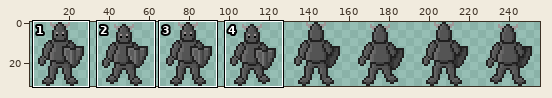
Two states of a sprite sheet, darkworld/view/resources/knights2.png. Above: a wide view before the commit, with the close-up outlined.
Close-up. First the earlier version:
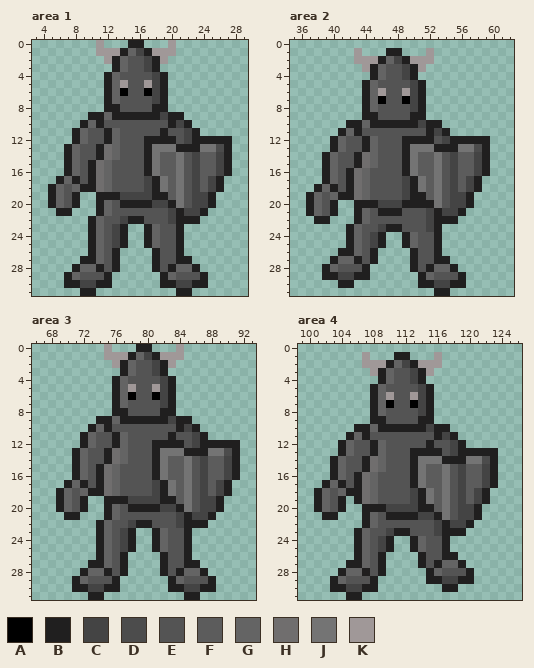
The file is 256x32 pixels. Colours within 5 levels of each other are drawn and written as one. Shown: area 1: x 3..29, y 0..31; area 2: x 35..62, y 0..31; area 3: x 66..93, y 0..31; area 4: x 99..126, y 0..31. The wide view leaves out empty margins. The commit also changed other parts of the picture, which this record leaves out.
Palette (. is transparent): A #000000  B #201f1f  C #444444  D #4c4c4c  E #545454  F #5c5c5c  G #646464  H #706e6e  J #747474  K #a09898
Now the later version:
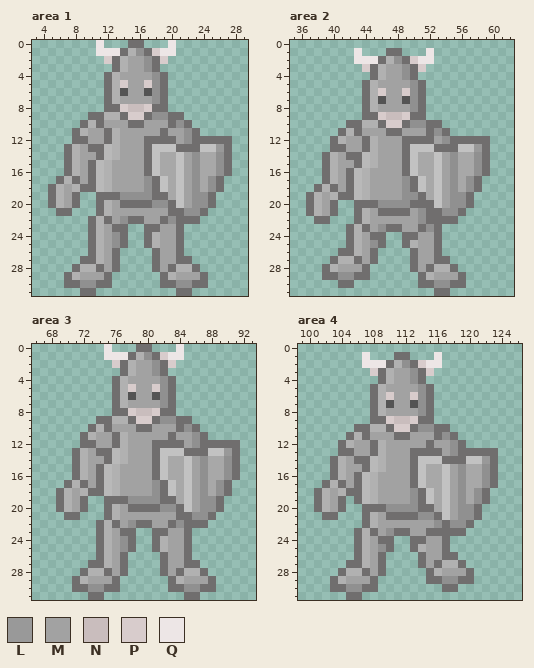
Colours new in this view: L #999999  M #a2a2a2  N #c9bdbd  P #d8cccc  Q #ede6e6
What changed:
@@ palette @@
-B #201f1f
+B #706e6e
-C #444444
+C #909090
-F #5c5c5c
+F #a8a8a8
-G #646464
+G #b1b1b1
-H #706e6e
+H #b9b9b9
-J #747474
+J #c2c2c2
--- area 1
@@ x 3..29 @@
- 0 ........K...BB...K.........
- 1 ........KKKBGCBKKK.........
- 2 .........KBGEECBK..........
- 3 ..........BGEECB...........
- 4 .........BGEEEECB..........
- 5 .........BGKEEKCB..........
- 6 .........BGAEEACB..........
- 7 .........BGEEEECB..........
- 8 .........BBEEEEBB..........
- 9 .......BBGBBBBBBCBB........
-10 ......BGBEEEEEEEEBCB.......
-11 .....BGEEBGEEEEEBEECB......
-12 .....BGEEBGEEEBBBBECBBBBB..
-13 ....BGEEBHGEEEBJJJBBBJJDB..
-14 ....BGEEBHGEEEBJFFJECFFCB..
-15 ....BGEBHGEEEEBJFFJECFFCB..
-16 ....BGEBHGEEEEBJFFJECFFCB..
-17 ...BGBEBHGEEEECBJFJECFCB...
-18 ..BGEGBBHGEEEECBJFJECFCB...
-19 ..BGEB..BBBCCCCBBFJECCB....
-20 ..BGEB..BGEBBBBCCBJECCB....
-21 ...BB...BGEEEEEEECBCCB.....
-22 .......BGEECBBEEECBBB......
-23 .......BGECB..BGEEB........
-24 .......BGECB..BGEEB........
-25 .......BGECB..BGEEB........
-26 .......BGEB....BEEB........
-27 ......BBGEB....BEEBB.......
-28 .....BGGBEB....BEBGGB......
-29 ....BGEEEB......BGEEEB.....
+ 0 ........Q...BB...Q.........
+ 1 ........QQQBGCBPQQ.........
+ 2 .........PBGMMCBP..........
+ 3 ..........BGMMCB...........
+ 4 .........BGMMMMCB..........
+ 5 .........BGPMMPCB..........
+ 6 .........BGEMMECB..........
+ 7 .........BGMMMMCB..........
+ 8 .........BBPNNPBB..........
+ 9 .......BBGGBPPBCCBB........
+10 ......BGBMMMBBMMMBCB.......
+11 .....BGMMBGMMMMMBMMCB......
+12 .....BBMMBGMMMBBBBMCBBBBB..
+13 ....BGMBBHGMMMBJJJBBBJJLB..
+14 ....BGMMBHGMMMBJFFJMCFFCB..
+15 ....BGMBHGMMMMBJFFJMCFFCB..
+16 ....BGMBHGMMMMBJFFJMCFFCB..
+17 ...BGBMBHGMMMMCBJFJMCFCB...
+18 ..BGMGBBHGMMMMCBJFJMCFCB...
+19 ..BGMB..BBBCCCCBBFJMCCB....
+20 ..BGMB..BGMBBBBCCBJMCCB....
+21 ...BB...BGMMMMMMMBBCCB.....
+22 .......BGBMCBBMMBCBBB......
+23 .......BGMBB..BBMMB........
+24 .......BGMCB..BGMMB........
+25 .......BGMCB..BGMMB........
+26 .......BGMB....BMMB........
+27 ......BBGMB....BMMBB.......
+28 .....BGGBMB....BMBGGB......
+29 ....BGMMMB......BGMMMB.....
 30 ....BBCCBB......BBCCBB.....
--- area 2
@@ x 35..62 @@
  0 ............................
- 1 ........K...BB...K..........
- 2 ........KKKBGCBKKK..........
- 3 .........KBGEECBK...........
- 4 ..........BGEECB............
- 5 .........BGEEEECB...........
- 6 .........BGKEEKCB...........
- 7 .........BGAEEACB...........
- 8 .........BGEEEECB...........
- 9 .........BBEEEEBB...........
-10 .......BBGBBBBBBCBB.........
-11 ......BGBEEEEEEEEBCB........
-12 .....BGEEBGEEEBBBBECBBBBB...
-13 .....BGEEBGEEEBJJJBBBJJDB...
-14 ....BGEEBHGEEEBJFFJECFFCB...
-15 ....BGEEBHGEEEBJFFJECFFCB...
-16 ....BGEBHGEEEEBJFFJECFFCB...
-17 ....BGEBHGEEEECBJFJECFCB....
-18 ...BGBEBHGEEEECBJFJECFCB....
-19 ..BGEGBBHGEEEECBBFJECCB.....
-20 ..BGEB..BBBCCCBBBBJECCB.....
-21 ..BGEB..BGEBBBEEECBCCB......
-22 ...BB...BGEEEEEEECBBB.......
-23 .......BGEECBBEEECB.........
-24 .......BGECB..BGEEB.........
-25 .......BGECB..BGEEB.........
-26 ......BBGEB....BEEB.........
-27 .....BGGBEB....BEEBB........
-28 ....BGEEEB.....BEBGGB.......
-29 ....BBCCBB......BGEEEB......
+ 1 ........Q...BB...Q..........
+ 2 ........QQQBGCBPQQ..........
+ 3 .........PBGMMCBP...........
+ 4 ..........BGMMCB............
+ 5 .........BGMMMMCB...........
+ 6 .........BGPMMPCB...........
+ 7 .........BGEMMECB...........
+ 8 .........BGMMMMCB...........
+ 9 .........BBPNNPBB...........
+10 .......BBGGBPPBCCBB.........
+11 ......BGBMMMBBMMMBCB........
+12 .....BGMMBGMMMBBBBMCBBBBB...
+13 .....BBMMBGMMMBJJJBBBJJLB...
+14 ....BGMBBHGMMMBJFFJMCFFCB...
+15 ....BGMMBHGMMMBJFFJMCFFCB...
+16 ....BGMBHGMMMMBJFFJMCFFCB...
+17 ....BGMBHGMMMMCBJFJMCFCB....
+18 ...BGBMBHGMMMMCBJFJMCFCB....
+19 ..BGMGBBHGMMMMCCBFJMCCB.....
+20 ..BGMB..BBBCCCCBBBJMCCB.....
+21 ..BGMB..BGMBBBBMCBBCCB......
+22 ...BB...BGMMMMMMCBBBB.......
+23 .......BGBMCBBMMBCB.........
+24 .......BGMBB..BBMMB.........
+25 .......BGMCB..BGMMB.........
+26 ......BBGMB....BMMB.........
+27 .....BGGBMB....BMMBB........
+28 ....BGMMMB.....BMBGGB.......
+29 ....BBCCBB......BGMMMB......
 30 ......BB........BBCCBB......
--- area 3
@@ x 66..93 @@
- 0 .........K...BB...K.........
- 1 .........KKKBGCBKKK.........
- 2 ..........KBGEECBK..........
- 3 ...........BGEECB...........
- 4 ..........BGEEEECB..........
- 5 ..........BGKEEKCB..........
- 6 ..........BGAEEACB..........
- 7 ..........BGEEEECB..........
- 8 ..........BBEEEEBB..........
- 9 ........BBGBBBBBBCBB........
-10 .......BGBEEEEEEEEBCB.......
-11 ......BGEEBGEEEEEBEECB......
-12 ......BGEEBGEEEBBBBECBBBBB..
-13 .....BGEEBHGEEEBJJJBBBJJDB..
-14 .....BGEEBHGEEEBJFFJECFFCB..
-15 .....BGEBHGEEEEBJFFJECFFCB..
-16 .....BGEBHGEEEEBJFFJECFFCB..
-17 ....BGBEBHGEEEECBJFJECFCB...
-18 ...BGEGBBHGEEEECBJFJECFCB...
-19 ...BGEB..BBBCCCCBBFJECCB....
-20 ...BGEB..BGEBBBBCCBJECCB....
-21 ....BB...BGEEEEEEECBCCB.....
-22 ........BGEECBBEEECBBB......
-23 ........BGECB..BGEEB........
-24 ........BGECB..BGEEB........
-25 ........BGECB..BGEEB........
-26 ........BGEB....BEEB........
-27 .......BBGEB....BEEBB.......
-28 ......BGGBEB....BEBGGB......
-29 .....BGEEEB......BGEEEB.....
+ 0 .........Q...BB...Q.........
+ 1 .........QQQBGCBPQQ.........
+ 2 ..........PBGMMCBP..........
+ 3 ...........BGMMCB...........
+ 4 ..........BGMMMMCB..........
+ 5 ..........BGPMMPCB..........
+ 6 ..........BGEMMECB..........
+ 7 ..........BGMMMMCB..........
+ 8 ..........BBPNNPBB..........
+ 9 ........BBGGBPPBCCBB........
+10 .......BGBMMMBBMMMBCB.......
+11 ......BGMMBGMMMMMBMMCB......
+12 ......BBMMBGMMMBBBBMCBBBBB..
+13 .....BGMBBHGMMMBJJJBBBJJLB..
+14 .....BGMMBHGMMMBJFFJMCFFCB..
+15 .....BGMBHGMMMMBJFFJMCFFCB..
+16 .....BGMBHGMMMMBJFFJMCFFCB..
+17 ....BGBMBHGMMMMCBJFJMCFCB...
+18 ...BGMGBBHGMMMMCBJFJMCFCB...
+19 ...BGMB..BBBCCCCBBFJMCCB....
+20 ...BGMB..BGMBBBBCCBJMCCB....
+21 ....BB...BGMMMMMMMBBCCB.....
+22 ........BGBMCBBMMBCBBB......
+23 ........BGMBB..BBMMB........
+24 ........BGMCB..BGMMB........
+25 ........BGMCB..BGMMB........
+26 ........BGMB....BMMB........
+27 .......BBGMB....BMMBB.......
+28 ......BGGBMB....BMBGGB......
+29 .....BGMMMB......BGMMMB.....
 30 .....BBCCBB......BBCCBB.....
--- area 4
@@ x 99..126 @@
  0 ............................
- 1 ........K...BB...K..........
- 2 ........KKKBGCBKKK..........
- 3 .........KBGEECBK...........
- 4 ..........BGEECB............
- 5 .........BGEEEECB...........
- 6 .........BGKEEKCB...........
- 7 .........BGAEEACB...........
- 8 .........BGEEEECB...........
- 9 .........BBEEEEBB...........
-10 .......BBGBBBBBBCBB.........
-11 ......BGBEEEEEEEEBCB........
-12 .....BGEEBGEEEEEBEECB.......
-13 .....BGEEBGEEEBBBBECBBBBB...
-14 ....BGEEBHGEEEBJJJBBBJJDB...
-15 ....BGEEBHGEEEBJFFJECFFCB...
-16 ....BGEBHGEEEEBJFFJECFFCB...
-17 ...BGBEBHGEEEEBJFFJECFFCB...
-18 ..BGEGBBHGEEEECBJFJECFCB....
-19 ..BGEB.BHGEEEECBJFJECFCB....
-20 ..BGEB..BBBCCCCBBFJECCB.....
-21 ...BB...BGEBBBBCCBJECCB.....
-22 ........BGEEEEEEECBCCB......
-23 .......BGEECBBEEECBBB.......
-24 .......BGECB..BGEEB.........
-25 .......BGECB..BGEEB.........
-26 .......BGEB....BEEBB........
-27 ......BBGEB....BEBGGB.......
-28 .....BGGBEB.....BGEEEB......
-29 ....BGEEEB......BBCCBB......
+ 1 ........Q...BB...Q..........
+ 2 ........QQQBGCBPQQ..........
+ 3 .........PBGMMCBP...........
+ 4 ..........BGMMCB............
+ 5 .........BGMMMMCB...........
+ 6 .........BGPMMPCB...........
+ 7 .........BGEMMECB...........
+ 8 .........BGMMMMCB...........
+ 9 .........BBPNNPBB...........
+10 .......BBGGBPPBCCBB.........
+11 ......BGBMMMBBMMMBCB........
+12 .....BGMMBGMMMMMBMMCB.......
+13 .....BBMMBGMMMBBBBMCBBBBB...
+14 ....BGMBBHGMMMBJJJBBBJJLB...
+15 ....BGMMBHGMMMBJFFJMCFFCB...
+16 ....BGMBHGMMMMBJFFJMCFFCB...
+17 ...BGBMBHGMMMMBJFFJMCFFCB...
+18 ..BGMGBBHGMMMMCBJFJMCFCB....
+19 ..BGMB.BHGMMMMCBJFJMCFCB....
+20 ..BGMB..BBBCCCCBBFJMCCB.....
+21 ...BB...BGMBBBBCCBJMCCB.....
+22 ........BGMMMMMMMCBCCB......
+23 .......BGBMCBBMMBBBBB.......
+24 .......BGMBB..BBMMB.........
+25 .......BGMCB..BGMMB.........
+26 .......BGMB....BMMBB........
+27 ......BBGMB....BMBGGB.......
+28 .....BGGBMB.....BGMMMB......
+29 ....BGMMMB......BBCCBB......
 30 ....BBCCBB........BB........
Pixel boxes of the changes (left, top, right, bottom) in both close-ups:
changed: (48, 40, 232, 296)
changed: (306, 48, 490, 296)
changed: (56, 344, 240, 600)
changed: (314, 352, 498, 600)
